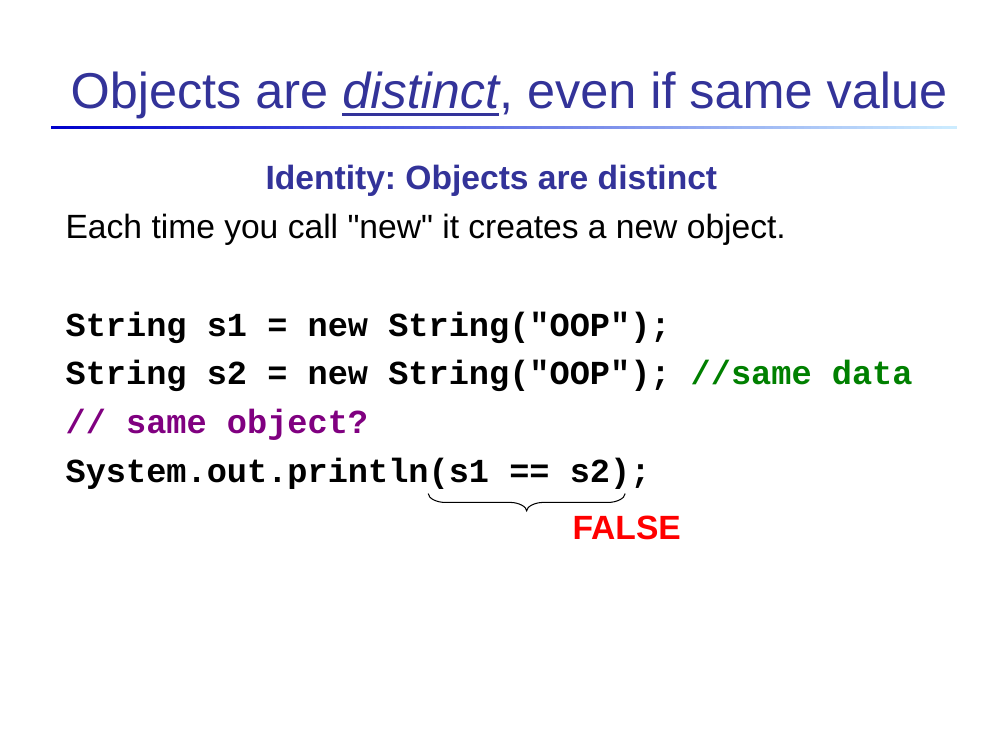
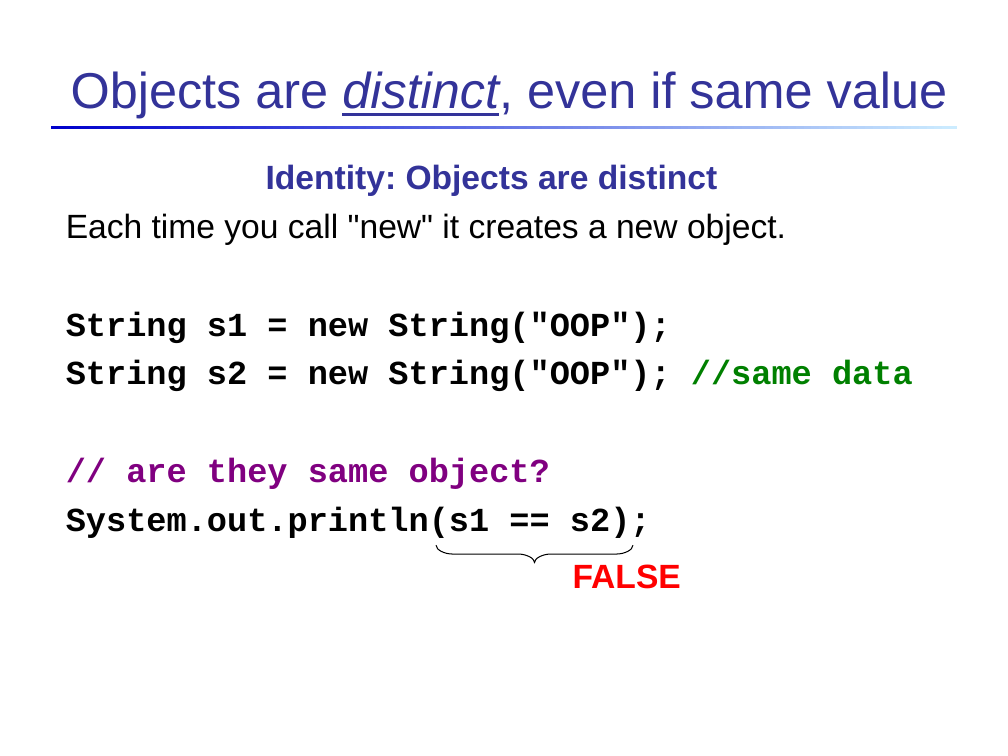
Before and after one commit to cpske/programming1, a slide deck: slide 17 of objects/1-Introduction-to-Objects.ppt. Drawn at 1008x756 pixels with LibreOffice and Linux fonts; fonts in the diff are those of the drawing. Boxes give left, top, right and bottom in pixels: in the first picture for what was removed or moved away, otherwise in the second. Text is boxed around its words. In the diff, an @@ line names an element or a change of style, - is before the commit and + after.

Commit message:
minor update to objects slides

```diff
--- a/objects/1-Introduction-to-Objects.ppt
+++ b/objects/1-Introduction-to-Objects.ppt
@@ text at box(126, 457, 550, 489): text changed @@
-// same object?
+// are they same object?
@@ freeform shape: place and size @@
-freeform shape at box(428, 494, 625, 511)
+freeform shape at box(436, 545, 633, 562)
```
Also in this commit, not shown: 4 other slides changed, 4 other files.
